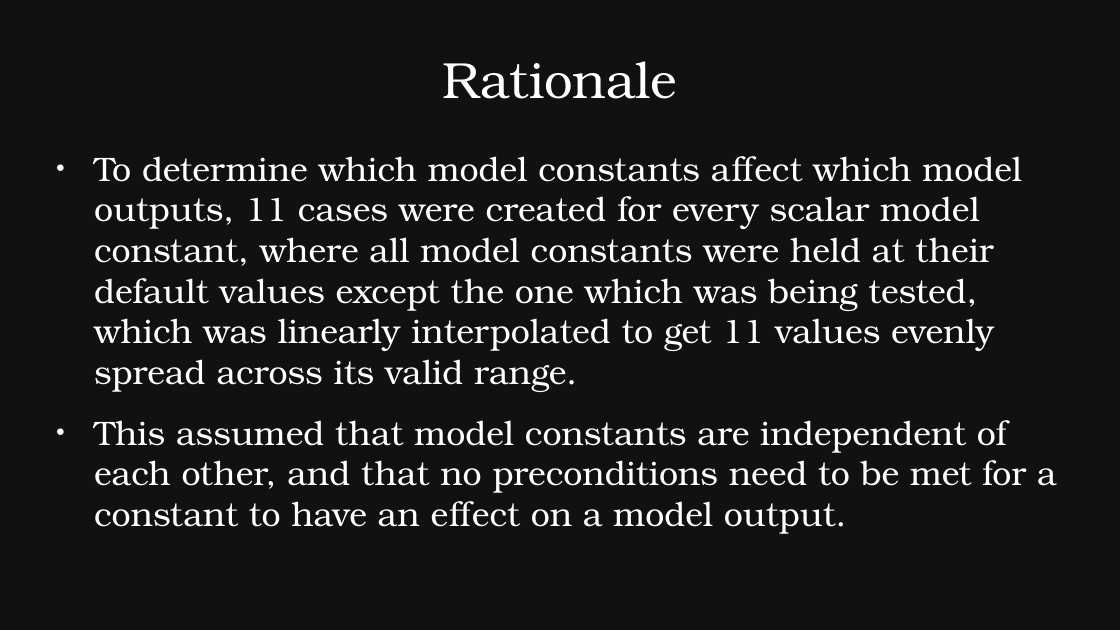
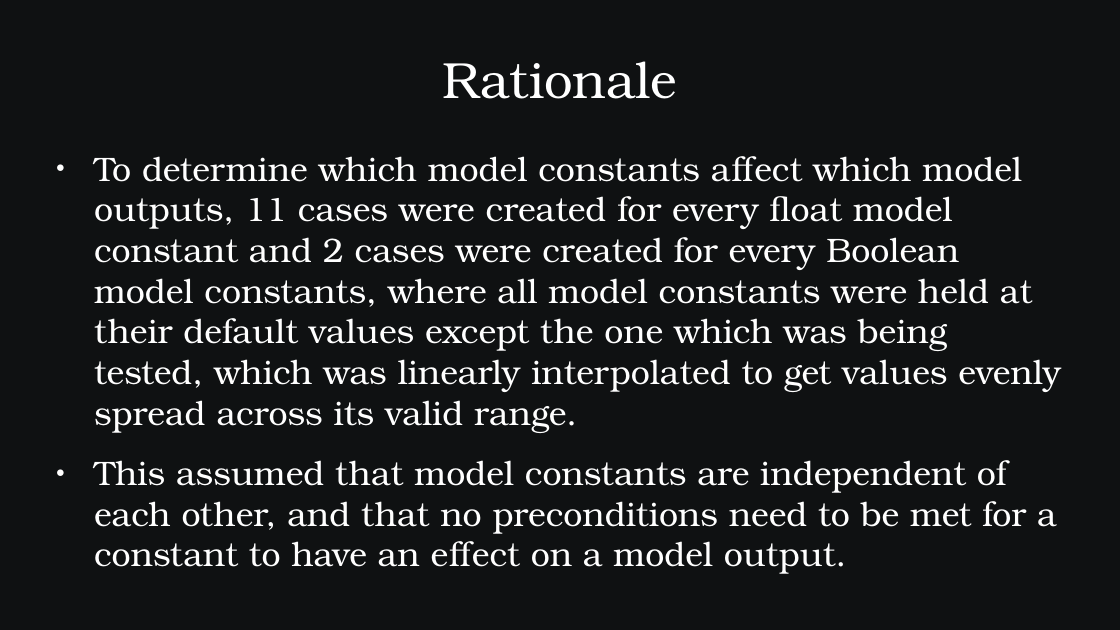
Before and after one commit to SamAllen06/lake_temp_work, a slide deck: slide 7 of documentation/for_collaborators/AnalysisOverview.pptx. Drawn at 1120x630 pixels with LibreOffice and Linux fonts; fonts in the diff are those of the drawing. Boxes give left, top, right and bottom in pixels: in the first picture for what was removed or moved away, otherwise in the second. Text is boxed around its words. In the diff, an @@ line names an element or a change of style, - is before the commit and + after.

```diff
--- a/documentation/for_collaborators/AnalysisOverview.pptx
+++ b/documentation/for_collaborators/AnalysisOverview.pptx
@@ text at [94, 156, 1061, 433]: text changed @@
-● To determine which model constants affect which model outputs, 11 cases were created for every scalar model constant, where all model constants were held at their default values except the one which was being tested, which was linearly interpolated to get 11 values evenly spread across its valid range.
+● To determine which model constants affect which model outputs, 11 cases were created for every float model constant and 2 cases were created for every Boolean model constants, where all model constants were held at their default values except the one which was being tested, which was linearly interpolated to get values evenly spread across its valid range.
```
Also in this commit, not shown: 23 other slides changed, 8 slides added, 7 slides removed, 3 other files.
